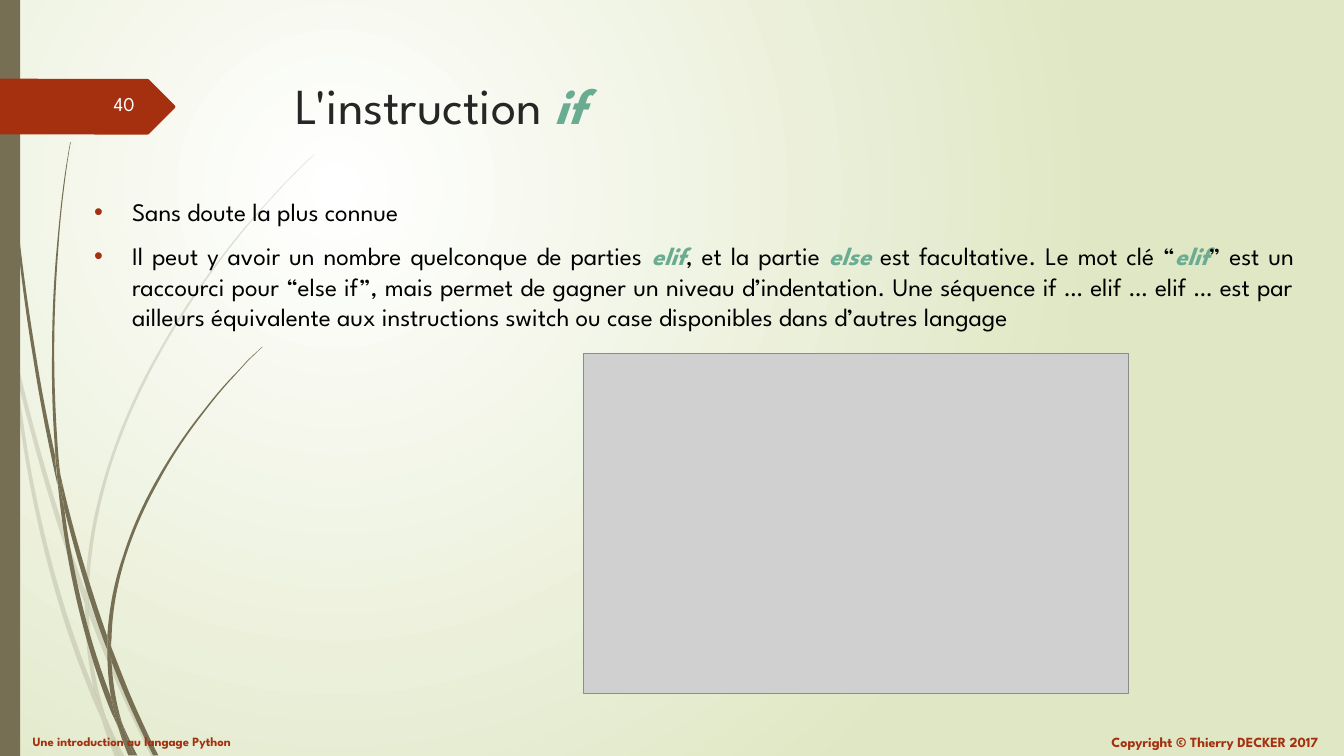
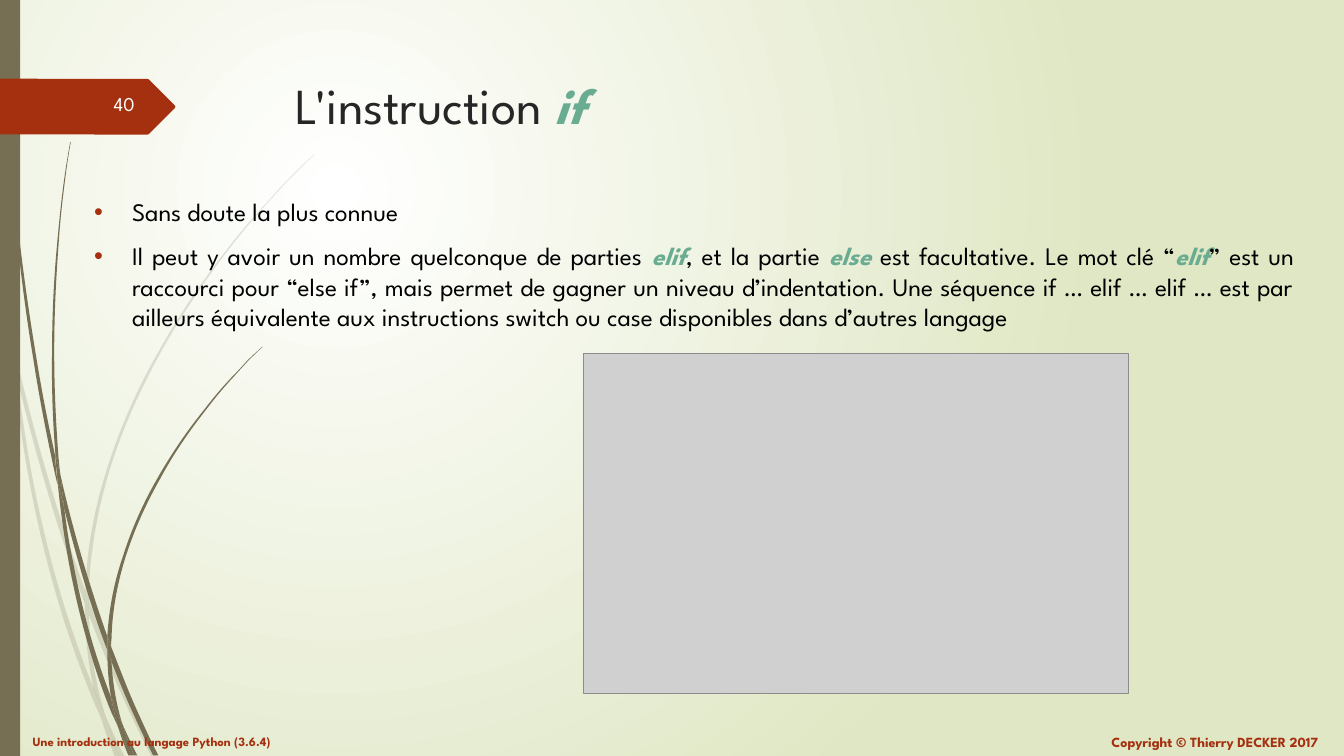
Before and after one commit to VikmanTheRacoon/learning-python, a slide deck: slide 40 of documentations/python-101.pptx. Drawn at 1344x756 pixels with LibreOffice and Linux fonts; fonts in the diff are those of the drawing; grey boxes stand for pictures. Boxes give left, top, right and bottom in pixels: in the first picture for what was removed or moved away, otherwise in the second. Text is boxed around its words. In the diff, an @@ line names an element or a change of style, - is before the commit and + after.

```diff
--- a/documentations/python-101.pptx
+++ b/documentations/python-101.pptx
@@ text at bbox=[33, 733, 270, 751]: text changed @@
-Une introduction au langage Python
+Une introduction au langage Python (3.6.4)
```
Also in this commit, not shown: 78 other slides changed, 3 other files.
